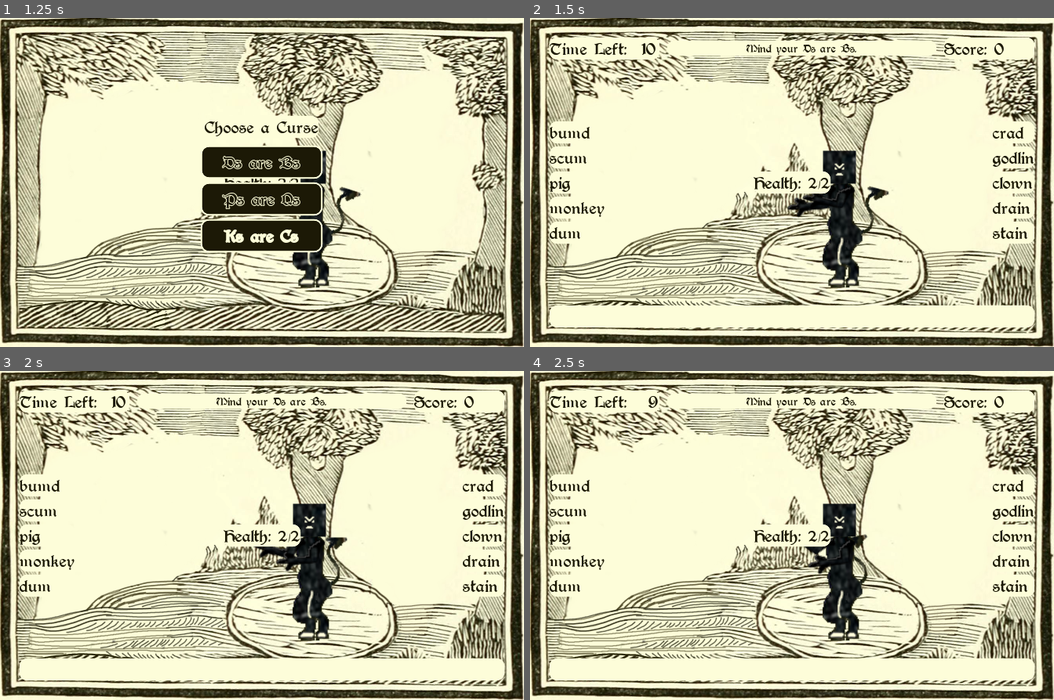
Above: before the commit, frames 1-4 (two rows, left to right).
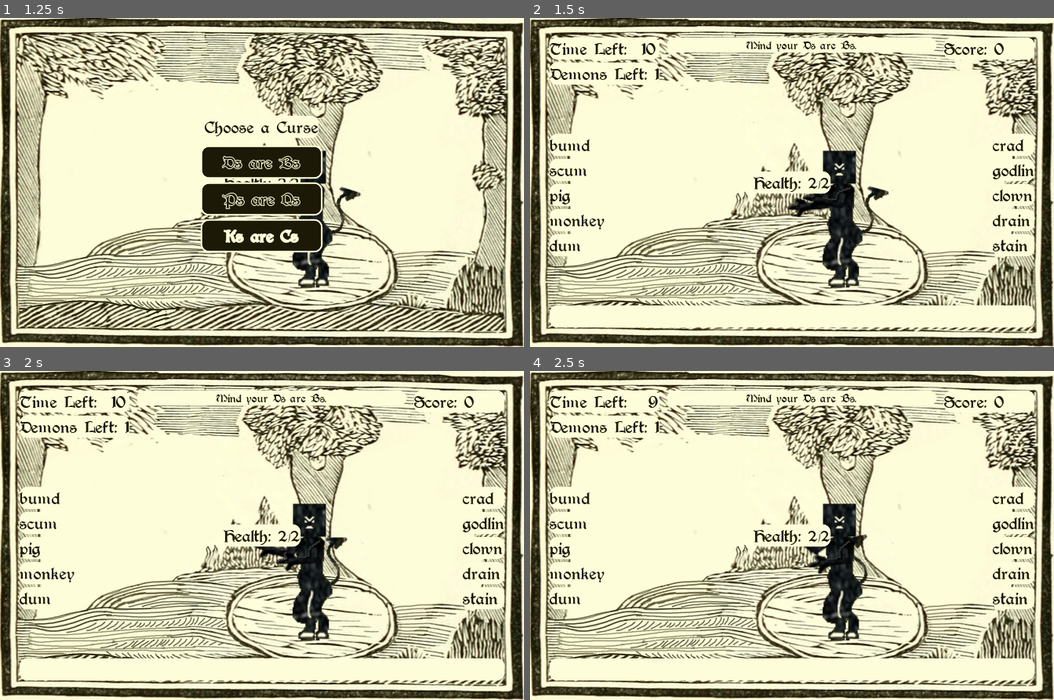
Above: after the commit, the same moments.

Repository: hoodscott/psareqs
Game: Godot game, scene res://scenes/Game.tscn
Same seed, same stepped clock (60 frames per second), same inputs: the game is played once before the commit and once after it.
Inputs:
- Up to frame 1 (1.25 s): click "Start Game" at 0.5 s
- Up to frame 2 (1.5 s): click "Ds are Bs" at 1.25 s
- Up to frame 3 (2 s): no input
- Up to frame 4 (2.5 s): tap Enter at 2 s; tap Z at 2.1 s

Frame 1 is identical in both runs. In frame 2, 4.9% of the frame differs, in the area x 3-97%, y 5-73%; in frame 3, 4.9%; in frame 4, 4.9%.

Commit message:
Round ends when set number of demons are banished
Game ends when timer runs out (new round resets timer)

Diff:
--- a/scenes/Game.gd
+++ b/scenes/Game.gd
@@ -4,6 +4,7 @@
 export (int) var MAX_HEALTH := 2
 export (int) var WORD_BUFFER := 3
 var NUM_CURSE_OPTIONS := 3
+var NUM_DEMONS := 1
 
 enum GAMESTATE {
   CURSE_CHOICE = 0,
@@ -51,7 +52,8 @@
 onready var GameOver := $CanvasLayer/CenterContainer/VBoxContainer/GameOver
 onready var StartButton := $CanvasLayer/CenterContainer/VBoxContainer/StartButton
 onready var Clock := $CanvasLayer/GameContainer/VBoxContainer/HBoxContainer/VBoxContainer/Clock
-onready var Rules := $CanvasLayer/GameContainer/VBoxContainer/HBoxContainer/Rules
+onready var Demons := $CanvasLayer/GameContainer/VBoxContainer/HBoxContainer/VBoxContainer/Demons
+onready var Rules := $CanvasLayer/GameContainer/VBoxContainer/HBoxContainer/VBoxContainer1/Rules
 onready var Score := $CanvasLayer/GameContainer/VBoxContainer/HBoxContainer/VBoxContainer2/Score
 onready var Health := $CanvasLayer/CenterContainer/Health
 onready var Typed := $CanvasLayer/GameContainer/VBoxContainer/Typed
@@ -68,6 +70,7 @@
   "prefix": "", "suffix": "", "prefix_used": false
  }
 
+var current_demons := NUM_DEMONS
 var current_health := MAX_HEALTH
 var time_remaining := 0
 var score := 0
@@ -91,6 +94,7 @@
 
 func start_game() -> void:
   score = 0
+  current_curses = []
   current_round = 0
   reset_current()
 
@@ -110,30 +114,39 @@
   CurseChooser.show()
 
 
-func end_game() -> void:
+func end_round() -> void:
+  timer.stop()
+
   current_round += 1
 
   if current_round == num_rounds:
-    GameContainer.hide()
-    current_state = GAMESTATE.GAMEOVER
-    print("game over")
-
-    GameOver.text = "Game Over!\nFinal Score: %s" % score
-    GameOver.show()
-
-    yield(get_tree().create_timer(3), "timeout")
-    StartButton.show()
+    end_game()
   else:
     current_state = GAMESTATE.CURSE_CHOICE
     show_curse_options()
 
 
+func end_game() -> void:
+  print("game over")
+  GameContainer.hide()
+  current_state = GAMESTATE.GAMEOVER
+
+  GameOver.text = "Game Over!\nFinal Score: %s" % score
+  GameOver.show()
+
+  yield(get_tree().create_timer(3), "timeout")
+  StartButton.show()
+
+
 func curse_chosen(index: int) -> void:
   current_curses.append(curse_options[current_round][index])
   update_rules()
 
   current_health = MAX_HEALTH
   update_health()
+
+  current_demons = NUM_DEMONS
+  update_demons()
 
   generate_words()
 
@@ -203,7 +216,14 @@
               update_score()
               current_health = MAX_HEALTH
               update_health()
-              generate_words()
+              current_demons -= 1
+
+              if current_demons == 0:
+                print("round complete")
+                end_round()
+              else:
+                update_demons()
+                generate_words()
             else:
               update_health()
               reset_current()
@@ -242,6 +262,10 @@
 
 func update_health() -> void:
   Health.text = "Health: %d/%d" % [current_health, MAX_HEALTH]
+
+
+func update_demons() -> void:
+  Demons.text = "Demons Left: %d" % current_demons
 
 
 func update_rules() -> void:
--- a/scenes/Game.tscn
+++ b/scenes/Game.tscn
@@ -50,12 +50,23 @@
 rect_min_size = Vector2( 140, 0 )
 text = "Time: xxx"
 
-[node name="Rules" type="Label" parent="CanvasLayer/GameContainer/VBoxContainer/HBoxContainer"]
+[node name="Demons" type="Label" parent="CanvasLayer/GameContainer/VBoxContainer/HBoxContainer/VBoxContainer"]
+margin_top = 32.0
+margin_right = 140.0
+margin_bottom = 60.0
+rect_min_size = Vector2( 140, 0 )
+text = "Demons: xxx"
+
+[node name="VBoxContainer1" type="VBoxContainer" parent="CanvasLayer/GameContainer/VBoxContainer/HBoxContainer"]
 margin_left = 150.0
 margin_right = 493.0
 margin_bottom = 85.0
 size_flags_horizontal = 3
 size_flags_stretch_ratio = 3.0
+
+[node name="Rules" type="Label" parent="CanvasLayer/GameContainer/VBoxContainer/HBoxContainer/VBoxContainer1"]
+margin_right = 343.0
+margin_bottom = 85.0
 custom_fonts/font = SubResource( 1 )
 text = "Mind your Ps are Qs, and vowels are shifted, and words are backwards, and vowels are all Es, and words are in alphabetical order, and Ds are Bs
 "
